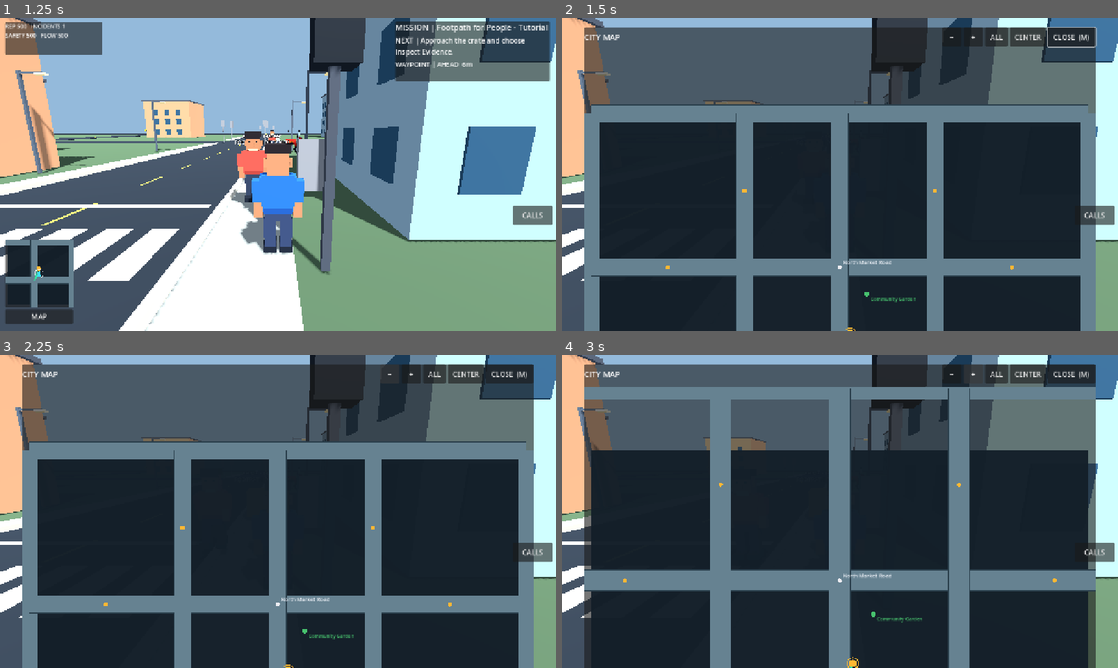
Above: before the commit, frames 1-4 (two rows, left to right).
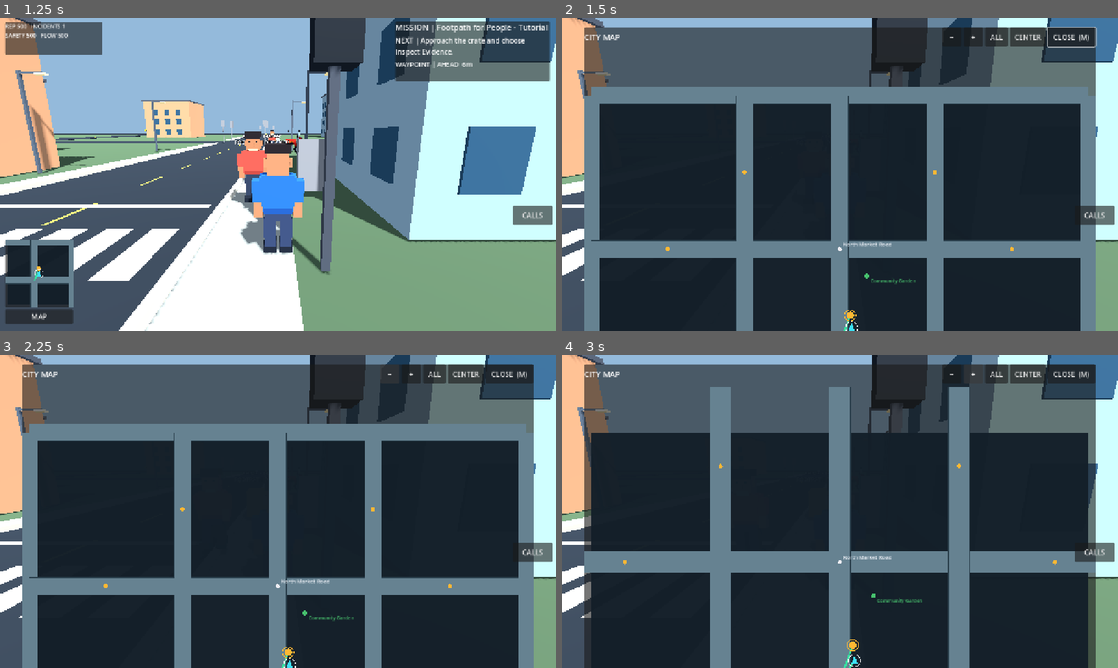
Above: after the commit, the same moments.

Repository: gauravprajapat-23/civic-chaos
Game: Godot game, scene res://scenes/core/menu.tscn
Two runs of this game, one before a commit and one after it. Both use one fixed random seed, a clock stepped at 60 frames per second and the inputs below.
Inputs:
- Up to frame 1 (1.25 s): click "START STORY" at 0.5 s
- Up to frame 2 (1.5 s): click "MAP" at 1.25 s
- Up to frame 3 (2.25 s): click "−" at 2 s
- Up to frame 4 (3 s): click "+" at 2.75 s

Frame 1 is identical in both runs. In frame 2, 19% of the frame differs, in the area x 4-96%, y 22-100%; in frame 3, 19%; in frame 4, 18%.

Commit message:
UI-002: wrap map destination controls on narrow displays

Diff:
--- a/scripts/ui/civic_city_map.gd
+++ b/scripts/ui/civic_city_map.gd
@@ -134,7 +134,7 @@
     _map_area.gui_input.connect(_on_large_map_input)
     _map_area.draw.connect(_draw_large)
     stack.add_child(_map_area)
-    var selector := HBoxContainer.new()
+    var selector := HFlowContainer.new()
     selector.name = "MapLocations"
     selector.add_theme_constant_override("separation", 5)
     stack.add_child(selector)
@@ -147,7 +147,7 @@
         location.pressed.connect(_select_location.bind(i - 1))
         selector.add_child(location)
         location_buttons.append(location)
-    var zone_selector := HBoxContainer.new()
+    var zone_selector := HFlowContainer.new()
     zone_selector.name = "ExplorationZones"
     zone_selector.add_theme_constant_override("separation", 5)
     stack.add_child(zone_selector)
